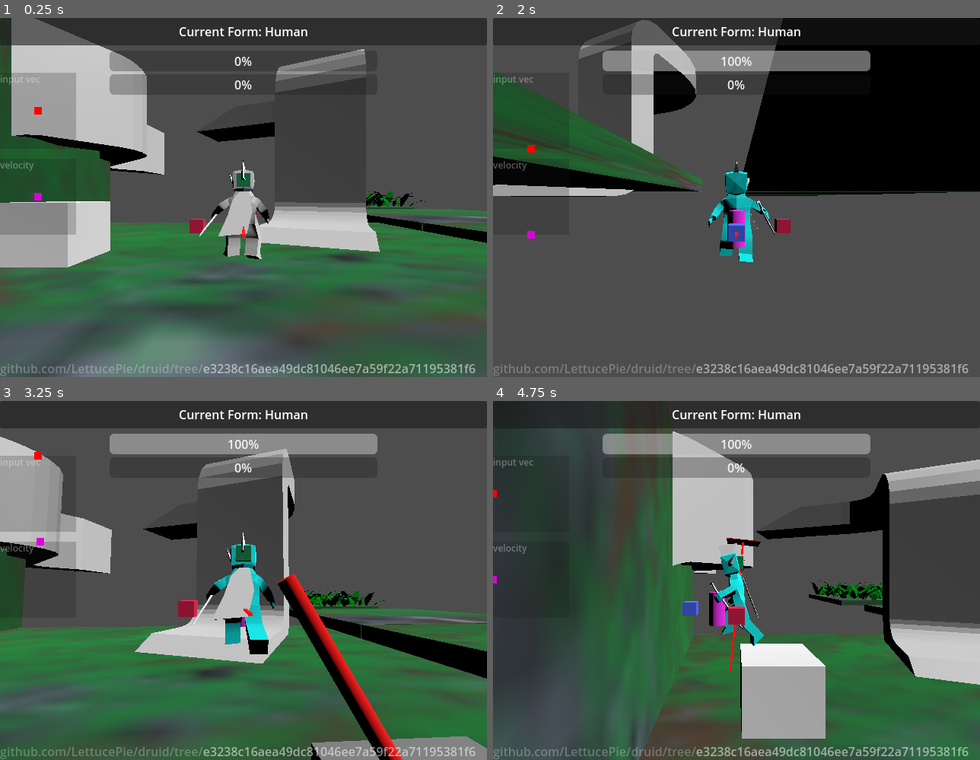
Above: before the commit, frames 1-4 (two rows, left to right).
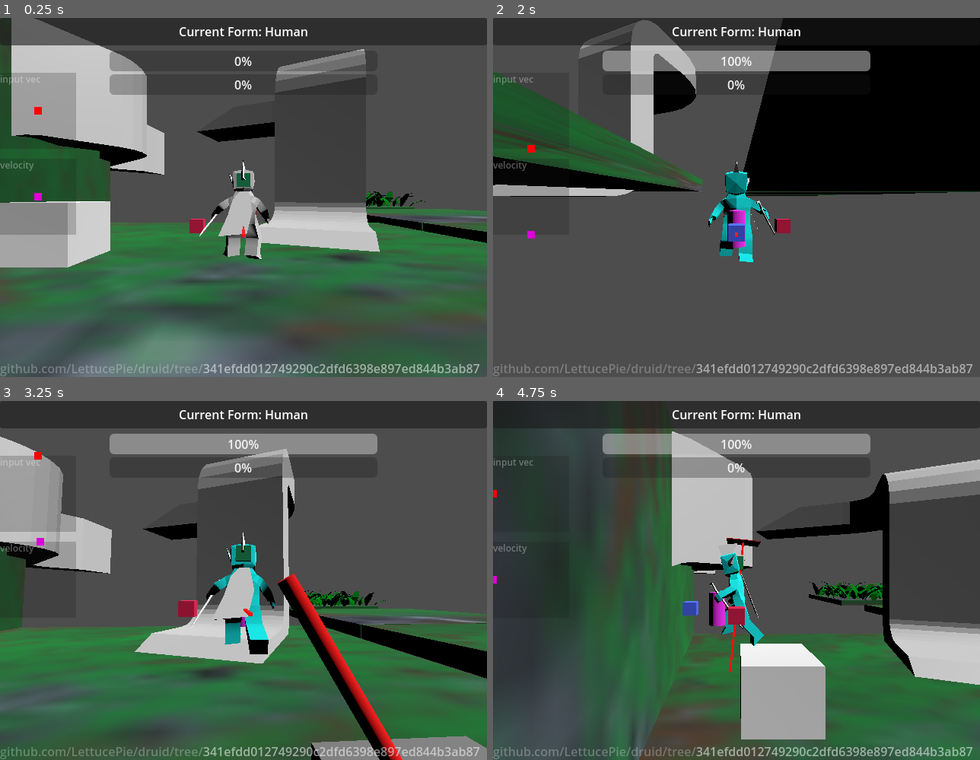
Above: after the commit, the same moments.

Repository: LettucePie/druid
Game: Godot game, scene res://playscenes/play_0.tscn
Two runs of this game, one before a commit and one after it. Both use one fixed random seed, a clock stepped at 60 frames per second and the inputs below.
Inputs (mouse positions are in pixels of both pictures, inside the frame that each line leads up to):
- Up to frame 1 (0.25 s): no input
- Up to frame 2 (2 s): tap Enter (ui_accept) at 0.5 s; move the mouse to (736, 369) at 0.52 s; hold D (move_right) 0.53-1.28 s; hold Right mouse button (aim) 0.53-1.28 s; tap Space (jump) at 0.77, 1.52 s; move the mouse to (639, 215) at 1.27 s; hold S (move_down) from 1.28 s (still down); tap N (attack) at 1.35 s
- Up to frame 3 (3.25 s): move the mouse to (292, 501) at 2.02 s; release S (move_down) at 2.03 s; hold D (move_right) 2.03-2.78 s; tap K (cam_down) at 2.1 s; move the mouse to (219, 652) at 2.77 s; hold W (move_up) from 2.78 s (still down); tap J (cam_left) at 2.85 s; tap Space (jump) at 3.02 s
- Up to frame 4 (4.75 s): move the mouse to (882, 634) at 3.52 s; release W (move_up) at 3.53 s; hold A (move_left) from 3.53 s (still down); tap L (cam_right) at 3.6 s; tap Space (jump) at 3.77, 4.52 s; move the mouse to (590, 526) at 4.27 s; tap I (cam_up) at 4.35 s

The runs differ from the first frame. In frame 1, 0.8% of the frame differs, in the area x 41-99%, y 96-99%; in frame 2, 0.8%; in frame 3, 0.8%; in frame 4, 1.1%, in the area x 30-100%, y 7-100%.

Commit message:
tuning wolf turn speed

Diff:
--- a/core/entities/player/action_data/turn_decel_curve.tres
+++ b/core/entities/player/action_data/turn_decel_curve.tres
@@ -2,5 +2,5 @@
 
 [resource]
 min_value = 0.1
-_data = [Vector2(0, 1), 0.0, 0.0, 0, 1, Vector2(0.0901961, 1), 0.0, -0.360283, 1, 0, Vector2(0.368627, 0.604396), -3.56044, -3.56044, 0, 0, Vector2(0.462745, 0.1), -7.25069, 0.0, 0, 1, Vector2(1, 0.1), 0.0, 0.0, 1, 0]
-point_count = 5
+_data = [Vector2(0, 1), 0.0, 0.0, 0, 1, Vector2(0.0901961, 1), 0.0, -0.360283, 1, 0, Vector2(0.522168, 0.1), -4.68744, 0.0, 0, 1, Vector2(1, 0.1), 0.0, 0.0, 1, 0]
+point_count = 4
--- a/core/player.gd
+++ b/core/player.gd
@@ -169,7 +169,7 @@
 		form_jump = 5.0
 		form_air_control = 1.0
 		form_mag_angle = 0.4
-		form_turn = 0.05
+		form_turn = 0.15
 		update_up(Vector3.UP)
 
 
--- a/core/player.tscn
+++ b/core/player.tscn
@@ -276,34 +276,34 @@
 transform = Transform3D(-0.312618, 0, -2.73299e-08, 0, 0.312618, 0, 2.73299e-08, 0, -0.312618, 0, 0.143265, 0)
 
 [node name="Skeleton3D" parent="human_node/human_model/human_armature" index="0"]
-bones/0/position = Vector3(0, -0.162099, -0.10598)
+bones/0/position = Vector3(0, -0.130862, -0.10598)
 bones/0/rotation = Quaternion(0.0914123, -0.00244562, -0.0016501, 0.995809)
-bones/1/rotation = Quaternion(-0.0160973, -0.00584642, 0.797924, 0.602515)
+bones/1/rotation = Quaternion(-0.00629795, 0.0366361, 0.796252, 0.603821)
 bones/2/rotation = Quaternion(0.0834039, -0.0313383, 0.324214, 0.941779)
 bones/3/rotation = Quaternion(0.317049, 0.0415371, 0.0138462, 0.947398)
-bones/5/rotation = Quaternion(0.00679126, -0.0138904, 0.0033755, 0.999875)
+bones/5/rotation = Quaternion(-0.0311539, -0.0138587, 0.00409716, 0.99941)
 bones/6/rotation = Quaternion(-0.0150778, -3.56578e-05, -0.000320333, 0.999886)
 bones/10/position = Vector3(-0.34512, -0.192523, -0.00858107)
-bones/10/rotation = Quaternion(-0.214642, 0.260093, 0.938832, 0.0698168)
-bones/11/rotation = Quaternion(-0.436025, 0.00120277, -0.00276575, 0.899929)
+bones/10/rotation = Quaternion(-0.21647, 0.234333, 0.945591, 0.0639234)
+bones/11/rotation = Quaternion(-0.368513, 0.000995632, -0.00284688, 0.929618)
 bones/12/rotation = Quaternion(-0.0599468, -0.00843683, -0.742144, 0.667501)
-bones/13/rotation = Quaternion(-0.0812063, -0.0165351, -0.28041, 0.956296)
+bones/13/rotation = Quaternion(-0.0859011, -0.0264134, -0.25049, 0.963939)
 bones/14/rotation = Quaternion(0.395912, -0.0344117, -0.113618, 0.910582)
 bones/17/position = Vector3(0.358753, -0.19082, -0.0116346)
-bones/17/rotation = Quaternion(0.0962401, 0.36791, 0.920676, -0.0879556)
-bones/18/rotation = Quaternion(-0.300781, -0.0946056, -0.0169321, 0.948838)
+bones/17/rotation = Quaternion(0.100765, 0.318619, 0.938874, -0.0827335)
+bones/18/rotation = Quaternion(-0.224736, -0.095649, -0.0093908, 0.969668)
 
 [node name="ear_a" parent="human_node/human_model/human_armature/Skeleton3D" index="0"]
-transform = Transform3D(0.999449, -0.00253311, -0.0331121, -0.00298841, 0.986181, -0.165645, 0.0330742, 0.165653, 0.985629, 0.000675778, 1.67446, 0.226688)
+transform = Transform3D(0.999448, -0.00253311, -0.0331121, -0.000471416, 0.995904, -0.0904166, 0.0332055, 0.0903824, 0.995353, 0.000675779, 1.71382, 0.167245)
 
 [node name="hair_a" parent="human_node/human_model/human_armature/Skeleton3D" index="1"]
-transform = Transform3D(0.999449, -0.00253311, -0.0331121, -0.00298841, 0.986181, -0.165645, 0.0330742, 0.165653, 0.985629, 0.00858761, 2.10465, 0.0264755)
+transform = Transform3D(0.999448, -0.00253311, -0.0331121, -0.000471416, 0.995904, -0.0904166, 0.0332055, 0.0903824, 0.995353, 0.00858762, 2.1276, -0.0650177)
 
 [node name="cape" parent="human_node/human_model/human_armature/Skeleton3D" index="2"]
-transform = Transform3D(0.999449, -0.0329398, 0.00416953, 0.0332025, 0.991904, -0.122579, -9.80459e-05, 0.12265, 0.99245, -0.0395435, 1.2047, -0.289448)
+transform = Transform3D(0.999449, -0.0329398, 0.00416953, 0.0330994, 0.998349, -0.0469569, -0.0026159, 0.0470691, 0.998888, -0.0395435, 1.20628, -0.311777)
 
 [node name="staff_a" parent="human_node/human_model/human_armature/Skeleton3D" index="3"]
-transform = Transform3D(0.426615, -0.285575, 0.858165, 0.843111, 0.469001, -0.26306, -0.327357, 0.835754, 0.440854, 1.36541, -0.00724371, 0.20964)
+transform = Transform3D(0.368155, -0.307407, 0.877475, 0.867155, 0.453992, -0.204778, -0.335416, 0.836297, 0.433708, 1.41501, 0.0696259, 0.206699)
 
 [node name="standin_floor" parent="human_node/human_model" index="1"]
 visible = false
@@ -340,16 +340,16 @@
 [node name="Skeleton3D" parent="wolf_node/wolf_model/Armature" index="0"]
 bones/1/rotation = Quaternion(0.656745, -8.93774e-16, -8.93774e-16, 0.754113)
 bones/2/rotation = Quaternion(0.12946, 1.04057e-15, -9.22106e-17, 0.991585)
-bones/3/rotation = Quaternion(-0.341083, 3.92704e-18, 8.18273e-17, 0.940033)
-bones/4/rotation = Quaternion(-0.261041, 2.02664e-18, 6.46214e-17, 0.965328)
+bones/3/rotation = Quaternion(-0.29699, -9.75127e-19, 6.58804e-17, 0.954881)
+bones/4/rotation = Quaternion(-0.290852, -4.85873e-19, 5.95109e-17, 0.956768)
 bones/5/rotation = Quaternion(0.456607, 1.48065e-22, -1.01387e-16, 0.889668)
 bones/6/rotation = Quaternion(0.859775, 0.204093, 0.0176992, -0.467782)
 bones/7/rotation = Quaternion(0.859775, -0.204093, -0.0176992, -0.467782)
-bones/8/position = Vector3(0.903733, 0.951919, 1.1961)
-bones/8/rotation = Quaternion(0.806066, -8.45611e-18, -7.15188e-19, 0.591825)
+bones/8/position = Vector3(0.903733, 1.10871, 1.09633)
+bones/8/rotation = Quaternion(0.780787, -3.59344e-18, 2.31159e-18, 0.624798)
 bones/9/rotation = Quaternion(0.102258, 1.18584e-07, 1.21901e-08, 0.994758)
-bones/12/position = Vector3(-0.903733, 0.951919, 1.1961)
-bones/12/rotation = Quaternion(0.806066, -8.45611e-18, -7.15188e-19, 0.591825)
+bones/12/position = Vector3(-0.903733, 1.10871, 1.09633)
+bones/12/rotation = Quaternion(0.780787, -3.59344e-18, 2.31159e-18, 0.624798)
 bones/13/rotation = Quaternion(0.102258, 1.18584e-07, 1.21901e-08, 0.994758)
 bones/16/rotation = Quaternion(0.649191, -0.000736844, -0.092586, 0.754969)
 bones/17/rotation = Quaternion(0.560286, -0.0218214, 0.0589299, 0.825912)
--- a/project.godot
+++ b/project.godot
@@ -14,7 +14,7 @@
 run/main_scene="res://playscenes/play_0.tscn"
 config/features=PackedStringArray("4.2", "Mobile")
 config/icon="res://icon.svg"
-config/git_sha="e3238c16aea49dc81046ee7a59f22a71195381f6"
+config/git_sha="341efdd012749290c2dfd6398e897ed844b3ab87"
 
 [display]
 
